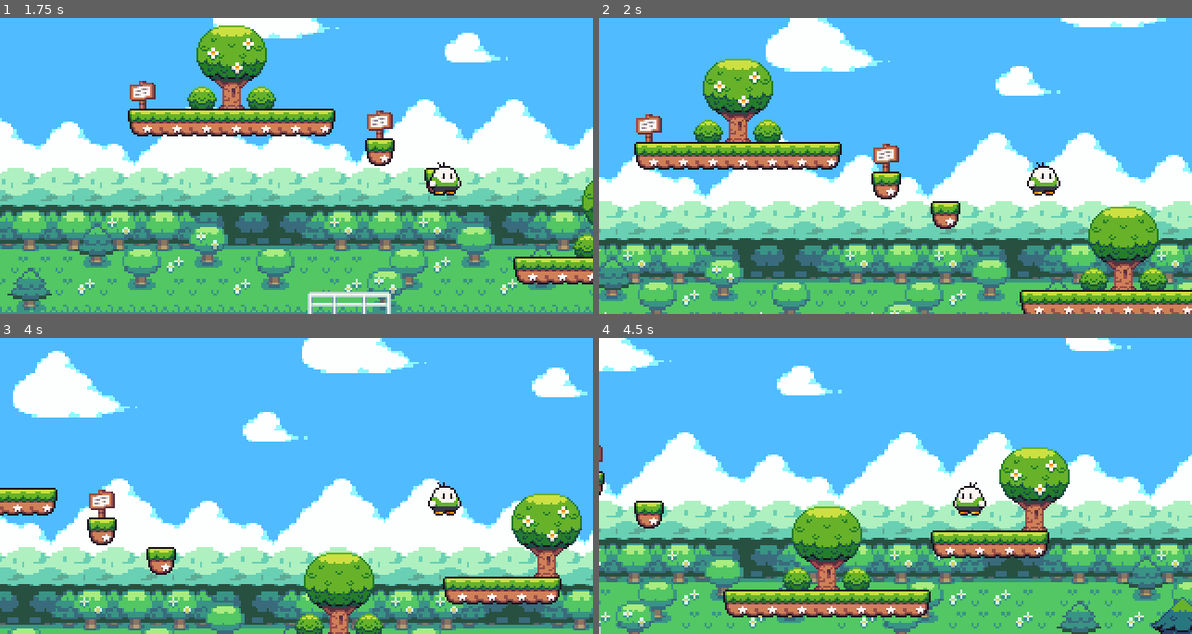
Above: before the commit, frames 1-4 (two rows, left to right).
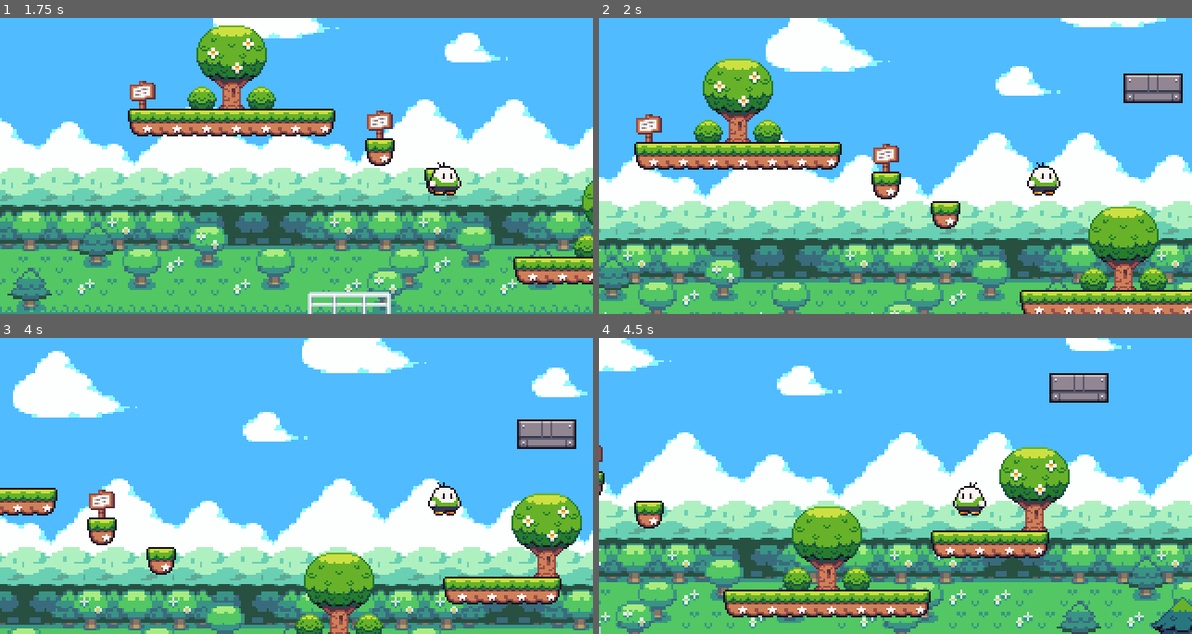
Above: after the commit, the same moments.

Repository: LucasMarquesMd/Godot-projects
Game: Godot game, scene res://levels/World_01.tscn
Two runs of this game, one before a commit and one after it. Both use one fixed random seed, a clock stepped at 60 frames per second and the inputs below.
Inputs:
- Up to frame 1 (1.75 s): tap Enter (ui_accept) at 0.5, 0.77, 1.52 s; hold Right (ui_right) from 0.53 s (still down)
- Up to frame 2 (2 s): keep holding Right (ui_right)
- Up to frame 3 (4 s): release Right (ui_right) at 2.03 s; hold Left (ui_left) 2.03-2.78 s; hold Right (ui_right) from 2.78 s (still down); tap Enter (ui_accept) at 3.02, 3.77 s
- Up to frame 4 (4.5 s): release Right (ui_right) at 4.28 s; hold Left (ui_left) from 4.28 s (still down)

Frame 1 is identical in both runs. In frame 2, 1.0% of the frame differs, in the area x 88-99%, y 18-29%; in frame 3, 1.0%; in frame 4, 1.0%.

Commit message:
Plataformas moveis

Diff:
--- a/platform-2d-godot-4.0/levels/World_01.tscn
+++ b/platform-2d-godot-4.0/levels/World_01.tscn
@@ -9,6 +9,7 @@
 [ext_resource type="Shader" uid="uid://cttbtqd77tk2e" path="res://shaders/movement_clouds.gdshader" id="6_yb28w"]
 [ext_resource type="Texture2D" uid="uid://bebq7iekuvhkw" path="res://Assets/Seasonal Tilesets/1 - Grassland/Background parts/2 - Hills.png" id="7_cwd3j"]
 [ext_resource type="Texture2D" uid="uid://b4uiv48lpp1al" path="res://Assets/Seasonal Tilesets/1 - Grassland/Background parts/1 - Foreground_scenery.png" id="8_40po4"]
+[ext_resource type="PackedScene" uid="uid://br1txpksocqyo" path="res://prefabs/moving_platform.tscn" id="10_q0dw6"]
 
 [sub_resource type="TileMapPattern" id="TileMapPattern_36tpd"]
 tile_data = PackedInt32Array(0, 589825, 1)
@@ -154,6 +155,13 @@
 layer_1/name = "trees"
 layer_1/tile_data = PackedInt32Array(1114114, 65537, 1, 917529, 65537, 1, 1114128, 983041, 2, 1179685, 327681, 5, 11796 …(385 unchanged characters)…
 
+[node name="moving_platform" parent="." instance=ExtResource("10_q0dw6")]
+position = Vector2(378, 147)
+
+[node name="moving_platform2" parent="." instance=ExtResource("10_q0dw6")]
+position = Vector2(771, 250)
+move_horizontal = false
+
 [node name="player" parent="." instance=ExtResource("3_vqxh8")]
 position = Vector2(75, 289)
 
--- /dev/null
+++ b/platform-2d-godot-4.0/prefabs/moving_platform.tscn
@@ -0,0 +1,22 @@
+[gd_scene load_steps=4 format=3 uid="uid://br1txpksocqyo"]
+
+[ext_resource type="Texture2D" uid="uid://dcbodgte0hh2i" path="res://Assets/Seasonal Tilesets/5 - Misc. universal tiles/Blocks (16 x 16).png" id="1_ah4pd"]
+[ext_resource type="Script" uid="uid://uc6gde0bl73b" path="res://scripts/moving_platform.gd" id="1_mn0pp"]
+
+[sub_resource type="RectangleShape2D" id="RectangleShape2D_mn0pp"]
+size = Vector2(32, 16)
+
+[node name="moving_platform" type="Node2D"]
+script = ExtResource("1_mn0pp")
+
+[node name="platform" type="AnimatableBody2D" parent="."]
+collision_layer = 2
+
+[node name="sprite_platform" type="Sprite2D" parent="platform"]
+texture = ExtResource("1_ah4pd")
+region_enabled = true
+region_rect = Rect2(96, 64, 32, 16)
+
+[node name="Collision" type="CollisionShape2D" parent="platform"]
+shape = SubResource("RectangleShape2D_mn0pp")
+one_way_collision = true
--- /dev/null
+++ b/platform-2d-godot-4.0/scripts/moving_platform.gd
@@ -0,0 +1,31 @@
+extends Node2D
+
+const WAIT_DURATION := 1.0
+
+@onready var platform := $platform as AnimatableBody2D
+@export var move_speed := 3.0
+@export var distance := 192 #Equivale a 16 pixels (multiplicar por 16)
+@export var move_horizontal := true
+
+var follow := Vector2.ZERO
+var platform_center := 16
+
+# Called when the node enters the scene tree for the first time.
+func _ready() -> void:
+	move_platform()
+
+
+# Called every frame. 'delta' is the elapsed time since the previous frame.
+func _physics_process(delta: float) -> void:
+	platform.position = platform.position.lerp(follow, 0.5)
+
+
+
+func move_platform():
+	var move_direction = Vector2.RIGHT * distance if move_horizontal else Vector2.UP * distance
+	var duration = move_direction.length() / float(move_speed * platform_center)
+
+	#Criar o nó tween
+	var platform_tween = create_tween().set_loops().set_trans(Tween.TRANS_LINEAR).set_ease(Tween.EASE_IN_OUT)
+	platform_tween.tween_property(self, "follow", move_direction, duration).set_delay(WAIT_DURATION)
+	platform_tween.tween_property(self, "follow", Vector2.ZERO, duration).set_delay(duration + WAIT_DURATION * 2)
Not shown: 1 places in platform-2d-godot-4.0/levels/World_01.tscn that only renumber resources
Not shown, added: platform-2d-godot-4.0/scripts/moving_platform.gd.uid
